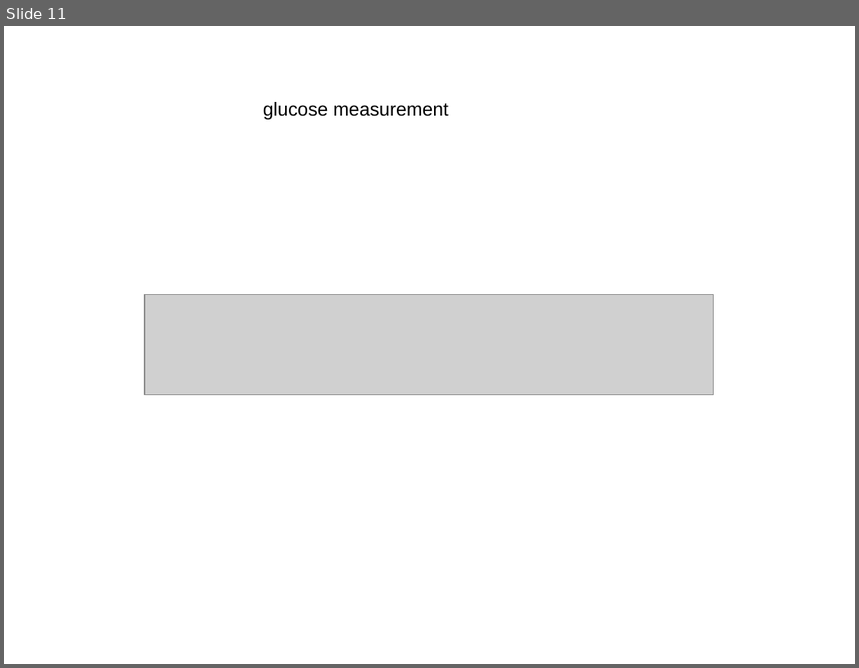
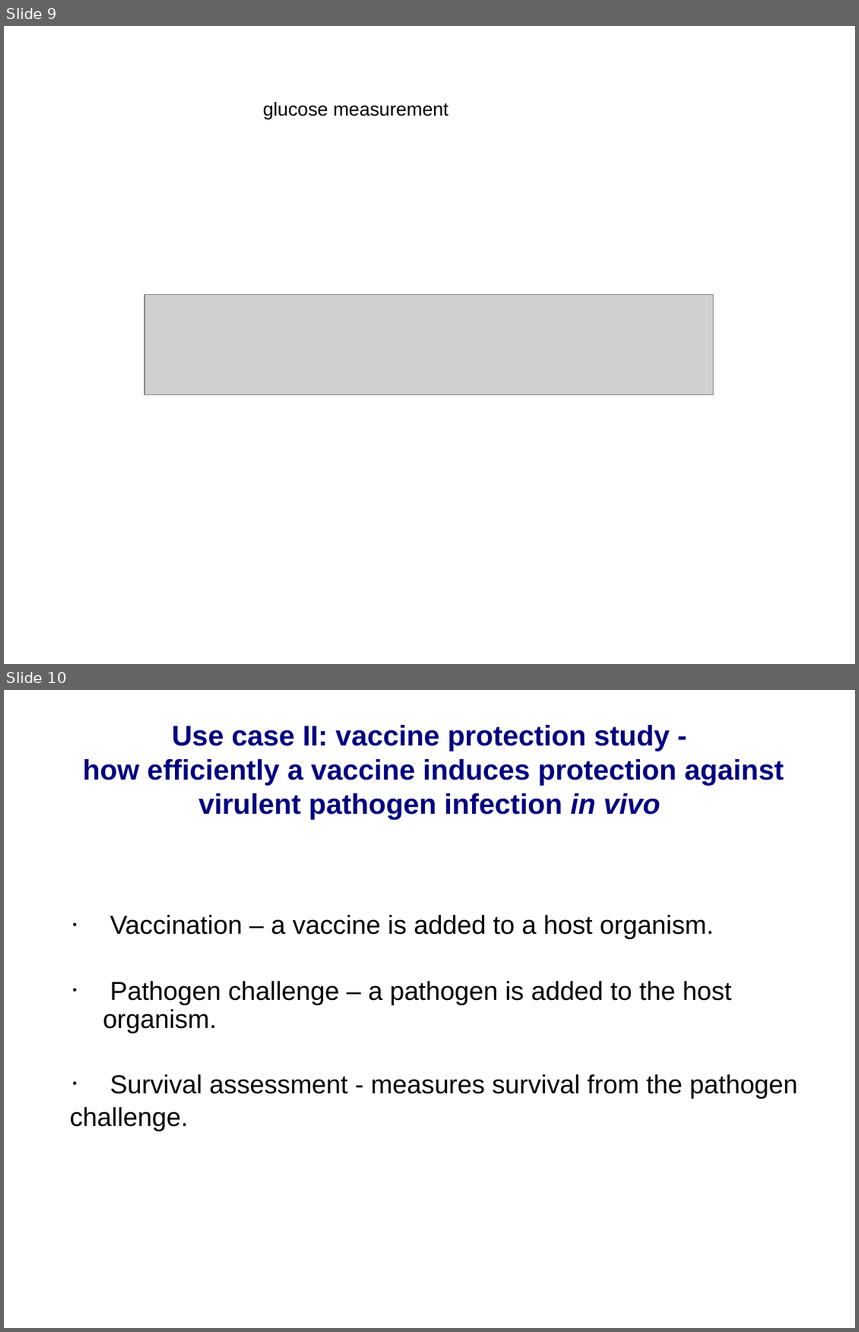
Before and after one commit to obi-ontology/obi-legacy-svn, a slide deck: trunk/docs/papers/ISMB_2009/OBI-SIG.ppt. Shown one above the other, each under a label of ours: slide 11 before the commit, slides 9 and 10 after it. The pictures are 859x668 and 859x1332 pixels, drawn with LibreOffice and Linux fonts; fonts in the diff are those of the drawing; grey boxes stand for pictures; background and template pictures are left out. Boxes give left, top, right and bottom in pixels: in the first picture for what was removed or moved away, otherwise in the second. Text is boxed around its words. In the diff, an @@ line names an element or a change of style, - is before the commit and + after.

```diff
--- a/trunk/docs/papers/ISMB_2009/OBI-SIG.ppt
+++ b/trunk/docs/papers/ISMB_2009/OBI-SIG.ppt
@@ slide 10 added at (x1=4, y1=690, x2=855, y2=1328), background picture (left out) @@
@@ title added at (x1=83, y1=725, x2=785, y2=820), 24 pt, text #000080, bold @@
+Use case II: vaccine protection study -
+how efficiently a vaccine induces protection against virulent pathogen infection in vivo
@@ text added at (x1=70, y1=915, x2=797, y2=1132), 22 pt, text #000000 @@
+• Vaccination – a vaccine is added to a host organism.
+• Pathogen challenge – a pathogen is added to the host organism.
+• Survival assessment - measures survival from the pathogen
+challenge.
@@ what was slide 11 is now slide 9 @@
```
Also in this commit, not shown: 4 slides changed, 3 other slides added, 4 slides removed.
